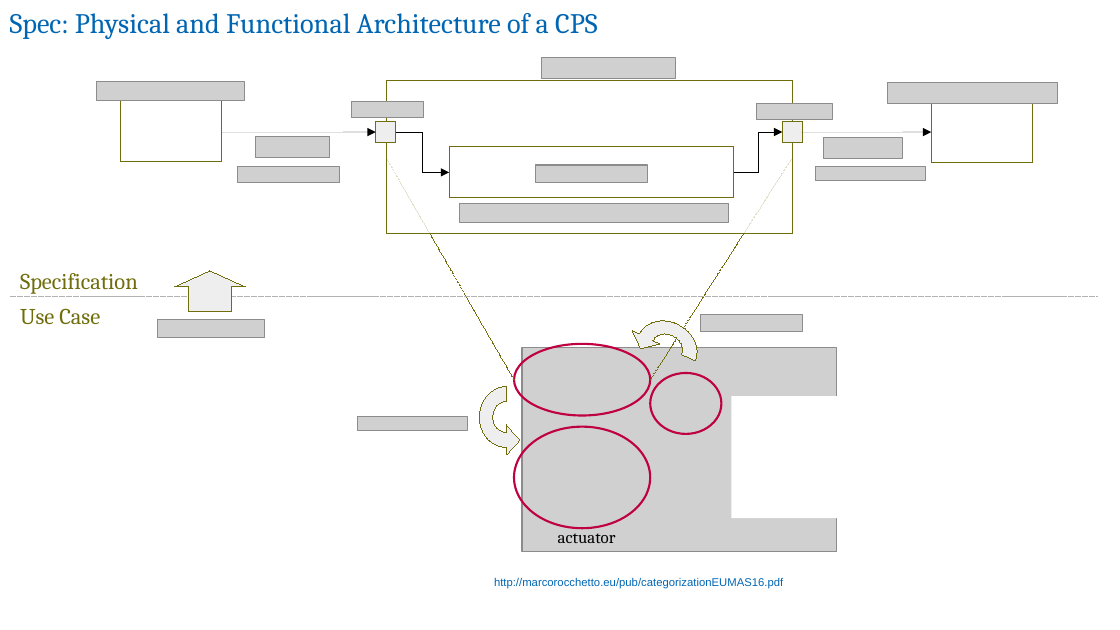
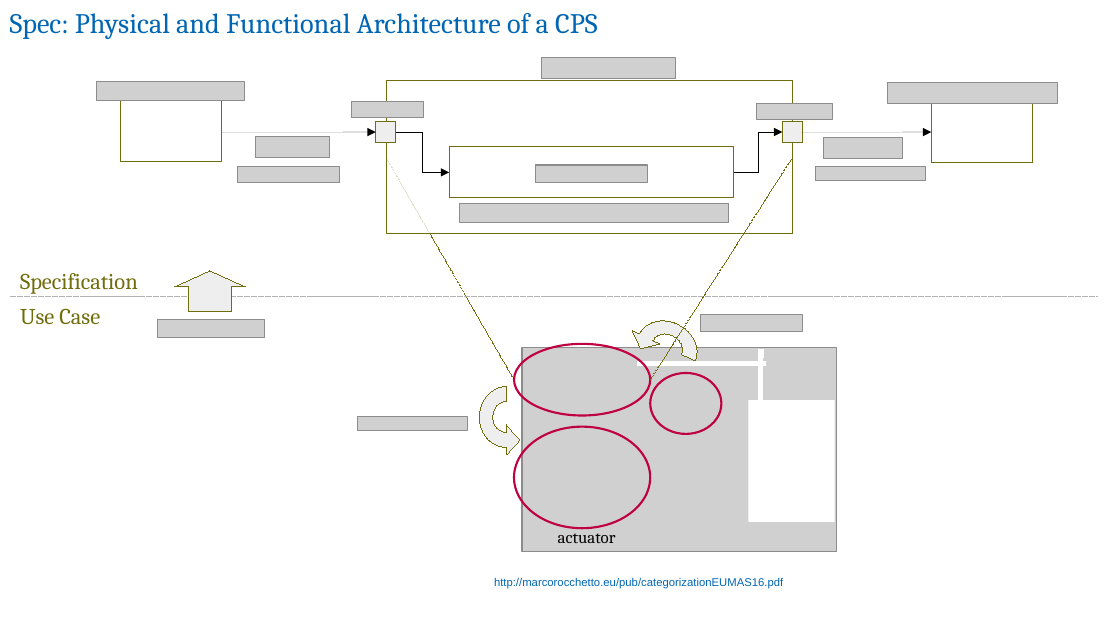
Before and after one commit to v-research/cybersecurity, a slide deck: slide 6 of images/v-research_tool-abf.odp. Drawn at 1120x630 pixels with LibreOffice and Linux fonts; fonts in the diff are those of the drawing; grey boxes stand for pictures. Boxes give left, top, right and bottom in pixels: in the first picture for what was removed or moved away, otherwise in the second. Text is boxed around its words. In the diff, an @@ line names an element or a change of style, - is before the commit and + after.

```diff
--- a/images/v-research_tool-abf.odp
+++ b/images/v-research_tool-abf.odp
@@ rectangle added at (759,350,763,478), fill #FFFFFF, outline #FFFFFF 0 pt @@
@@ rectangle added at (638,362,766,366), fill #FFFFFF, outline #FFFFFF 0 pt @@
@@ rectangle: place and size @@
-rectangle at (732,396,837,518)
+rectangle at (749,400,835,522)
```
Also in this commit, not shown: 1 other slide changed, 9 other files.
